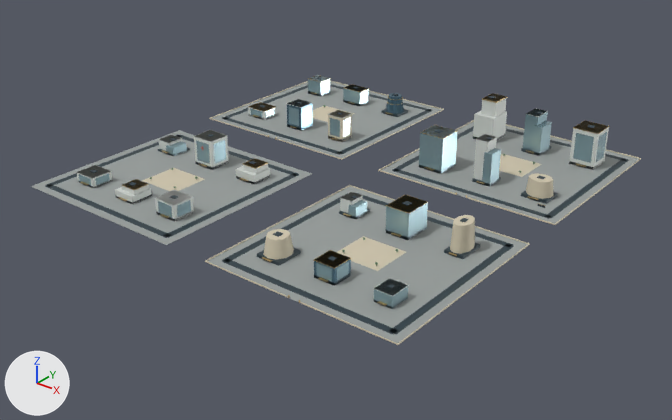
One commit to the glTF model web/public/assets/3d/ampliworld/GC-CITY-2030/GC-TILE-14-18.glb: the scene before it, then after it.
Before and after are seen from a 50 mm lens placed at (4920.0, -4178.0, 651.0), pointed at (4015.0, -3046.0, -51.0). The axes (+X, +Y, +Z) are drawn at lower left. The lights are the same throughout. The first picture is the older version. Where no turn or scale is listed for an object, it has been applied to the vertices. Vertices at exactly the same position are counted once.

Names of what the first picture shows: 'GC-TILE-14-18-blue', 'GC-TILE-14-18-dark', 'GC-TILE-14-18-glass', 'GC-TILE-14-18-gold', 'GC-TILE-14-18-ivory', 'GC-TILE-14-18-paving', 'GC-TILE-14-18-white' and 1 more.
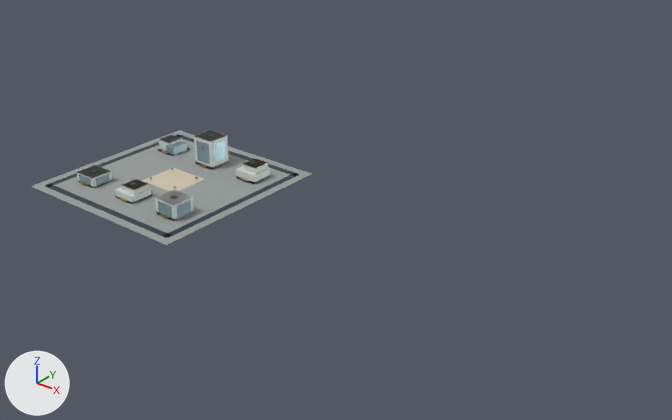
Location of each change, [x1, y1, x2, y2] in pixels of the pictures (672 x 420 px):
'GC-TILE-14-18-paving', reshaped (54% narrower, 56% shorter)
    before: [31, 82, 639, 343]
    after: [31, 130, 312, 245]
'GC-TILE-14-18-dark', reshaped (57% narrower, 59% shorter)
    before: [45, 77, 629, 334]
    after: [45, 134, 298, 238]
'GC-TILE-14-18-glass', reshaped (72% narrower, 66% shorter)
    before: [79, 75, 607, 309]
    after: [79, 140, 226, 218]
'GC-TILE-14-18-ivory', reshaped (87% narrower, 91% shorter)
    before: [142, 81, 641, 345]
    after: [142, 168, 205, 191]
'GC-TILE-14-18-white', reshaped (63% narrower, 54% shorter)
    before: [76, 94, 609, 297]
    after: [76, 130, 270, 222]
'GC-TILE-14-18-gold', reshaped (64% narrower, 70% shorter)
    before: [80, 75, 610, 305]
    after: [80, 150, 268, 218]
'GC-TILE-14-18-blue', deleted
    before: [287, 93, 404, 286]
part 1 of me_mesh_0, deleted
    before: [212, 82, 442, 158]
part 2 of me_mesh_0, deleted
    before: [382, 121, 639, 224]
part 3 of me_mesh_0, deleted
    before: [208, 186, 528, 343]
part 4 of me_mesh_1, deleted
    before: [222, 77, 629, 334]
part 5 of me_mesh_2, deleted
    before: [205, 81, 641, 345]
part 6 of me_mesh_8, deleted
    before: [248, 94, 609, 297]
part 7 of me_mesh_6, deleted
    before: [250, 75, 607, 309]
part 8 of me_mesh_5, deleted
    before: [248, 75, 610, 305]

The change, as a diff of the scene's bpy script:
```diff
--- a/web/public/assets/3d/ampliworld/GC-CITY-2030/GC-TILE-14-18.glb.py
+++ b/web/public/assets/3d/ampliworld/GC-CITY-2030/GC-TILE-14-18.glb.py
@@ me_mesh_0 @@
-me_mesh_0.from_pydata(...)  # 32 vertices, 48 faces; spans x 3621.0..4379.0, y -3379.0..-2621.0, z 0.0
+me_mesh_0.from_pydata(...)  # 8 vertices, 12 faces; spans x 3621.0..3959.0, y -3379.0..-3041.0, z 0.0
+# me_mesh_0 part 1: the loose piece of 8 vertices spanning x 3621.0..3959.0, y -2959.0..-2621.0, z 0.0 is deleted
+# me_mesh_0 part 2: the loose piece of 8 vertices spanning x 4041.0..4379.0, y -2959.0..-2621.0, z 0.0 is deleted
+# me_mesh_0 part 3: the loose piece of 8 vertices spanning x 4041.0..4379.0, y -3379.0..-3041.0, z 0.0 is deleted
 me_mesh_0.materials.append(mat_paving)
@@ me_mesh_1 @@
-me_mesh_1.from_pydata(...)  # 520 vertices, 780 faces; spans x 3636.0..4364.0, y -3364.0..-2636.0, z 0.0..81.0
+me_mesh_1.from_pydata(...)  # 128 vertices, 192 faces; spans x 3636.0..3944.0, y -3364.0..-3056.0, z 0.0..54.0
+# me_mesh_1 part 4: 49 loose pieces with 392 vertices, spanning x 3636.0..4364.0, y -3364.0..-2636.0, z 0.0..81.0, are deleted
 me_mesh_1.materials.append(mat_dark)
@@ me_mesh_2 @@
-me_mesh_2.from_pydata(...)  # 226 vertices, 360 faces; spans x 3620.0..4380.0, y -3380.0..-2620.0, z 0.0..49.0
+me_mesh_2.from_pydata(...)  # 8 vertices, 12 faces; spans x 3750.0..3830.0, y -3246.0..-3174.0, z 0.0
+# me_mesh_2 part 5: 22 loose pieces with 218 vertices, spanning x 3620.0..4380.0, y -3380.0..-2620.0, z 0.0..49.0, are deleted
 me_mesh_2.materials.append(mat_ivory)
@@ me_mesh_5 @@
-me_mesh_5.from_pydata(...)  # 664 vertices, 1080 faces; spans x 3668.0..4339.0, y -3380.0..-2675.0, z 0.0..80.0
+me_mesh_5.from_pydata(...)  # 64 vertices, 96 faces; spans x 3681.0..3910.0, y -3322.0..-3100.0, z 4.0..28.0
+# me_mesh_5 part 8: 54 loose pieces with 600 vertices, spanning x 3668.0..4339.0, y -3380.0..-2675.0, z 0.0..80.0, are deleted
 me_mesh_5.materials.append(mat_gold)
@@ me_mesh_6 @@
-me_mesh_6.from_pydata(...)  # 496 vertices, 744 faces; spans x 3668.0..4333.0, y -3318.0..-2675.0, z 0.0..71.0
+me_mesh_6.from_pydata(...)  # 104 vertices, 156 faces; spans x 3668.0..3912.0, y -3318.0..-3098.0, z 0.0..47.0
+# me_mesh_6 part 7: 49 loose pieces with 392 vertices, spanning x 3668.0..4333.0, y -3316.0..-2675.0, z 0.0..71.0, are deleted
 me_mesh_6.materials.append(mat_glass)
@@ me_mesh_8 @@
-me_mesh_8.from_pydata(...)  # 192 vertices, 288 faces; spans x 3668.0..4333.0, y -3318.0..-2673.0, z 0.0..80.0
+me_mesh_8.from_pydata(...)  # 96 vertices, 144 faces; spans x 3668.0..3912.0, y -3318.0..-3098.0, z 0.0..53.0
+# me_mesh_8 part 6: 12 loose pieces with 96 vertices, spanning x 3668.0..4333.0, y -3316.0..-2673.0, z 0.0..80.0, are deleted
 me_mesh_8.materials.append(mat_white)
@@ ob_gc_tile_14_18_blue @@
-ob_gc_tile_14_18_blue = bpy.data.objects.new('GC-TILE-14-18-blue', me_mesh_7)
```
